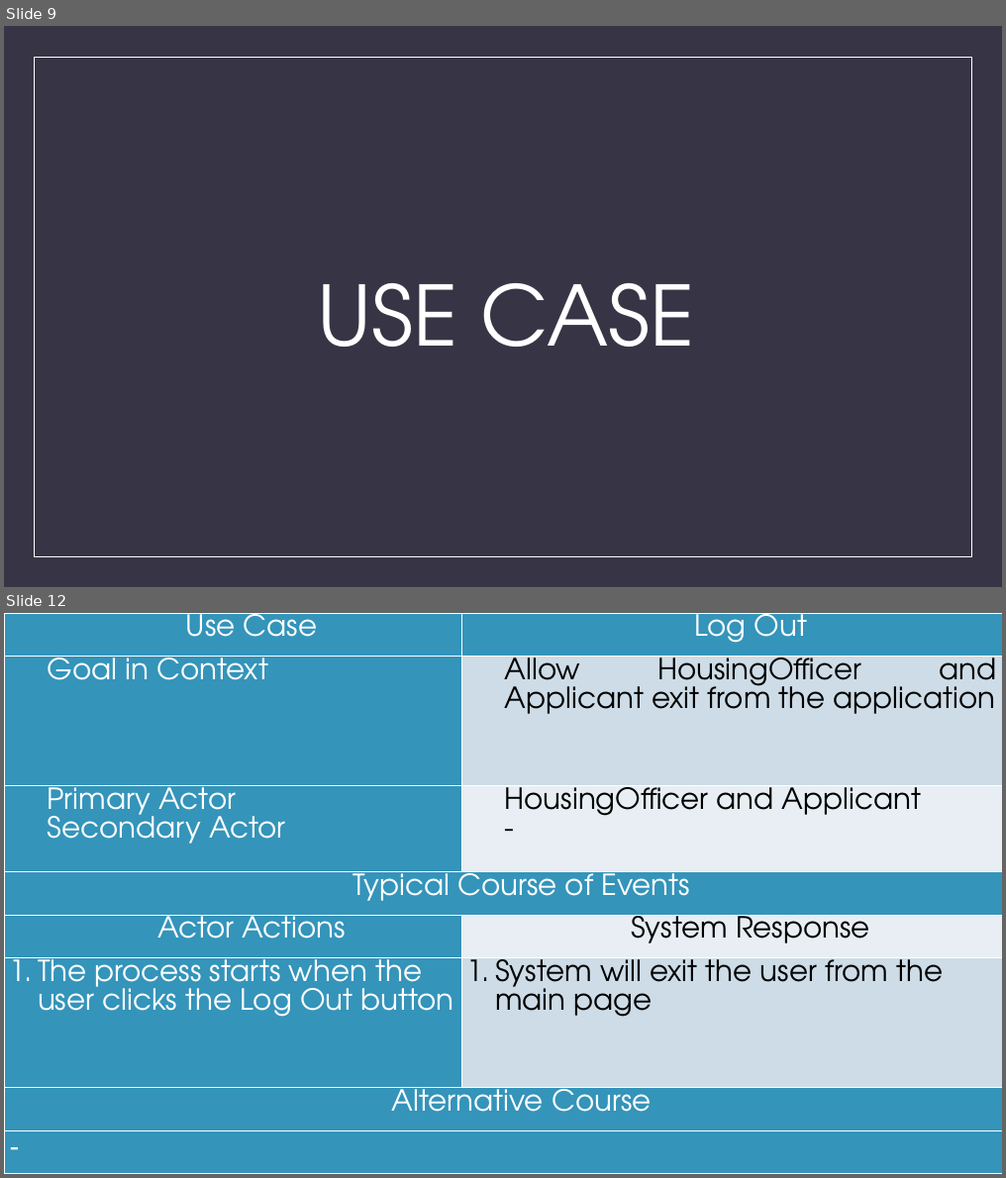
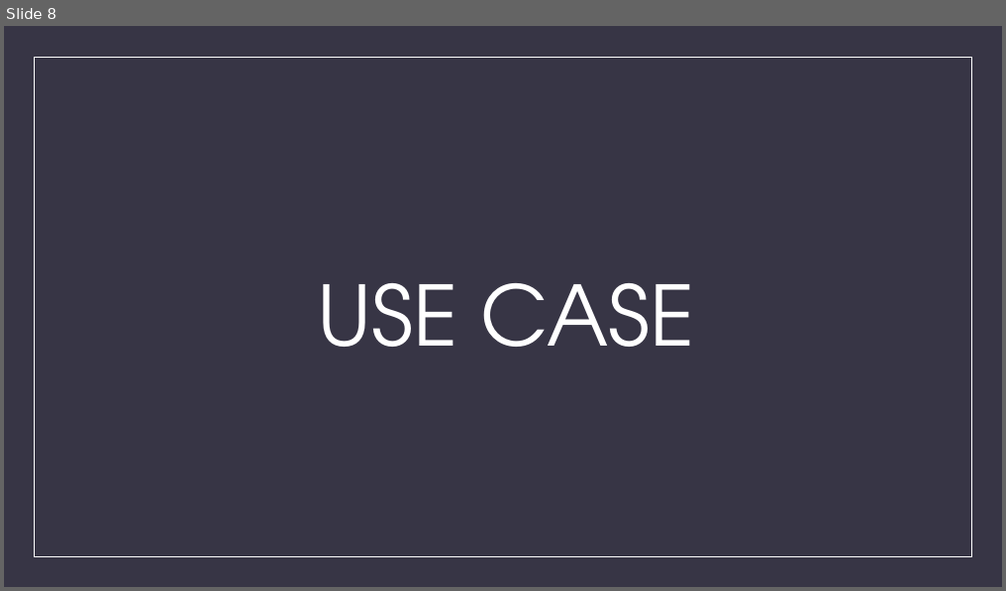
Before and after one commit to aldobagus725/Web-Based-Information-System-for-Micro-Housing-System-in-Kuala-Lumpur, a slide deck: ASS 3 Document/ASS3_BIT302_E1700882_E1700873_PowerPoint.pptx. Shown one above the other, each under a label of ours: slides 9 and 12 before the commit, slide 8 after it; the slides between them are not shown. The pictures are 1006x1178 and 1006x591 pixels, drawn with LibreOffice and Linux fonts; fonts in the diff are those of the drawing. Boxes give left, top, right and bottom in pixels: in the first picture for what was removed or moved away, otherwise in the second. Text is boxed around its words. In the diff, an @@ line names an element or a change of style, - is before the commit and + after.

```diff
--- a/ASS 3 Document/ASS3_BIT302_E1700882_E1700873_PowerPoint.pptx
+++ b/ASS 3 Document/ASS3_BIT302_E1700882_E1700873_PowerPoint.pptx
@@ slide 12 removed at box(4, 613, 1002, 1174), background #373545; not listed: 1 template element that a slide beside it also shows @@
@@ table removed at box(4, 613, 1002, 1174), 8 rows, 2 columns @@
-Use Case | Log Out
-Goal in Context | Allow HousingOfficer and Applicant exit from the application
-Primary Actor / Secondary Actor | HousingOfficer and Applicant / -
-Typical Course of Events | 
-Actor Actions | System Response
-The process starts when the user clicks the Log Out button | System will exit the user from the main page
-Alternative Course | 
- | 
@@ what was slide 9 is now slide 8 @@
```
Also in this commit, not shown: 18 other slides removed.
